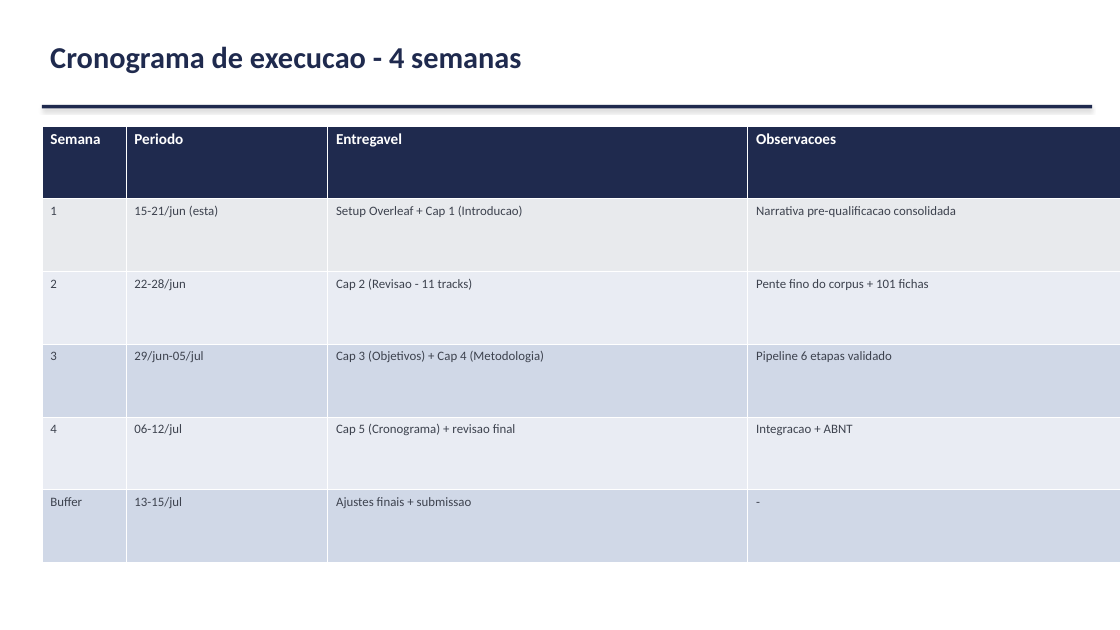
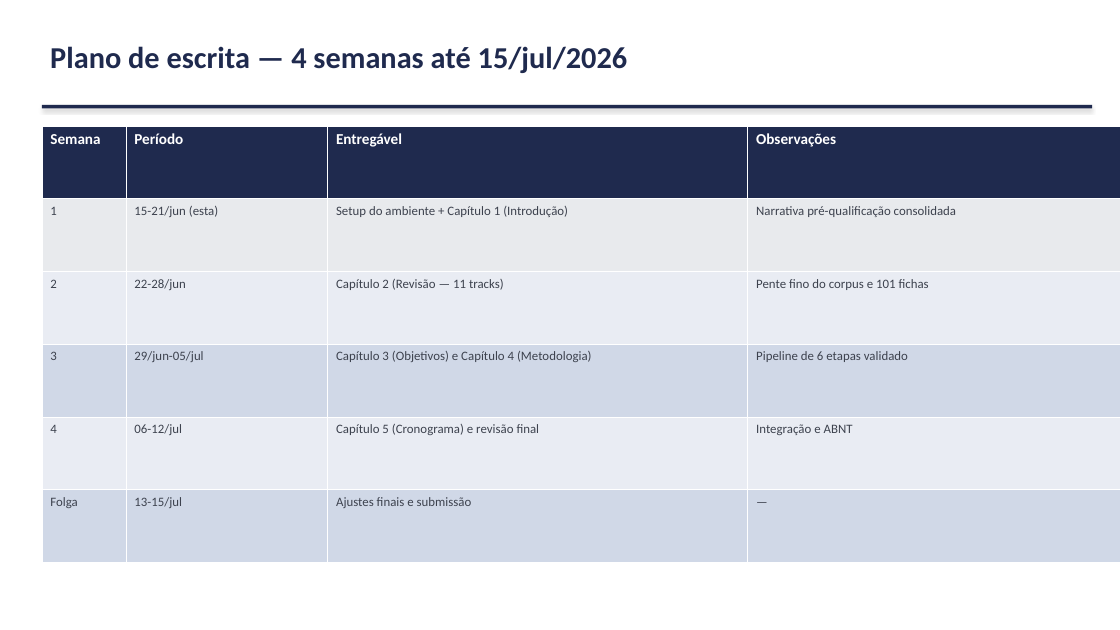
Before and after one commit to marcellozzetti/Facial-Recognition-Models-Mitigating-Bias, a slide deck: slide 21 of docs/ativo/material_reuniao_orientador_2026-06-15.pptx. Drawn at 1120x630 pixels with LibreOffice and Linux fonts; fonts in the diff are those of the drawing. Boxes give left, top, right and bottom in pixels: in the first picture for what was removed or moved away, otherwise in the second. Text is boxed around its words. In the diff, an @@ line names an element or a change of style, - is before the commit and + after.

```diff
--- a/docs/ativo/material_reuniao_orientador_2026-06-15.pptx
+++ b/docs/ativo/material_reuniao_orientador_2026-06-15.pptx
@@ text at bbox=[50, 46, 628, 73]: text changed @@
-Cronograma de execucao - 4 semanas
+Plano de escrita — 4 semanas até 15/jul/2026
@@ table at bbox=[42, 126, 1120, 563] @@
-row 1: Semana | Periodo | Entregavel | Observacoes
+row 1: Semana | Período | Entregável | Observações
-row 2, column 3: Setup Overleaf + Cap 1 (Introducao)
+row 2, column 3: Setup do ambiente + Capítulo 1 (Introdução)
-row 2, column 4: Narrativa pre-qualificacao consolidada
+row 2, column 4: Narrativa pré-qualificação consolidada
-row 3, column 3: Cap 2 (Revisao - 11 tracks)
+row 3, column 3: Capítulo 2 (Revisão — 11 tracks)
-row 3, column 4: Pente fino do corpus + 101 fichas
+row 3, column 4: Pente fino do corpus e 101 fichas
-row 4, column 3: Cap 3 (Objetivos) + Cap 4 (Metodologia)
+row 4, column 3: Capítulo 3 (Objetivos) e Capítulo 4 (Metodologia)
-row 4, column 4: Pipeline 6 etapas validado
+row 4, column 4: Pipeline de 6 etapas validado
-row 5, column 3: Cap 5 (Cronograma) + revisao final
+row 5, column 3: Capítulo 5 (Cronograma) e revisão final
-row 5, column 4: Integracao + ABNT
+row 5, column 4: Integração e ABNT
-row 6: Buffer | 13-15/jul | Ajustes finais + submissao | -
+row 6: Folga | 13-15/jul | Ajustes finais e submissão | —
```
Also in this commit, not shown: 21 other slides changed, 1 slide added, 2 slides removed, 1 other file.
